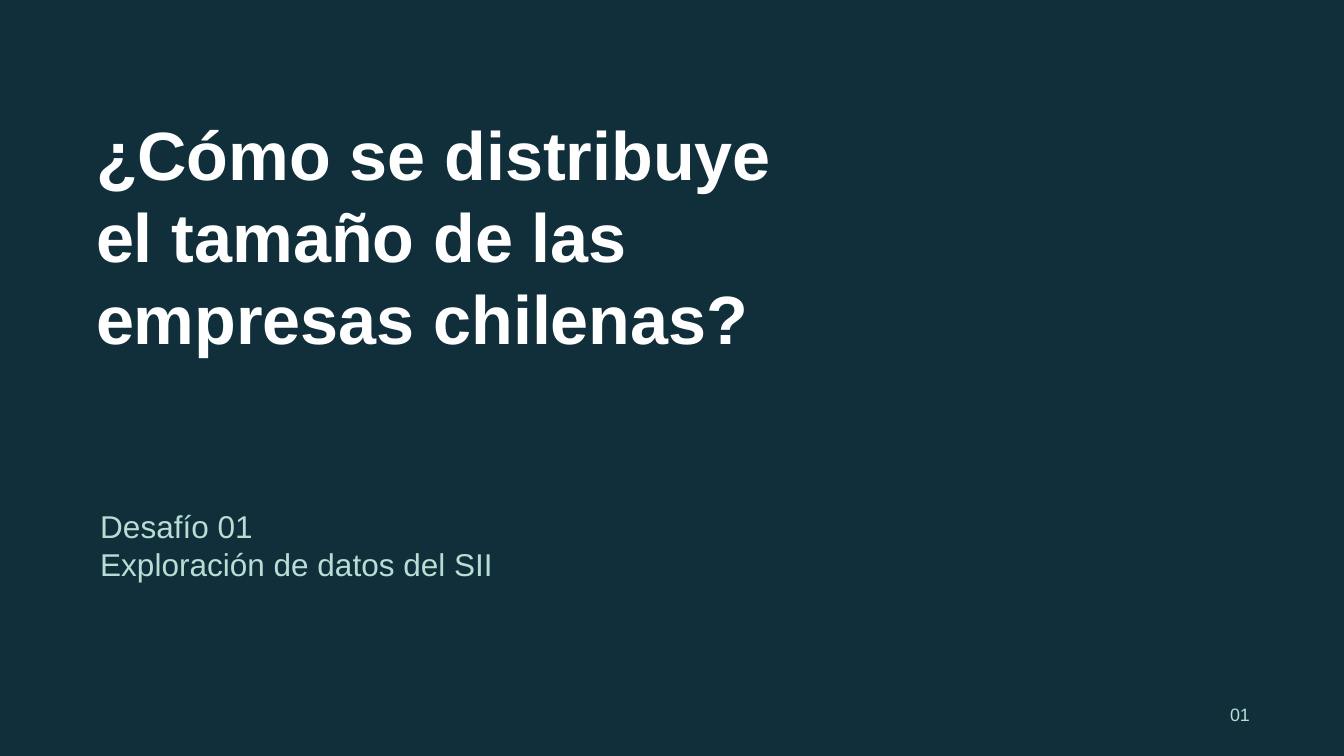
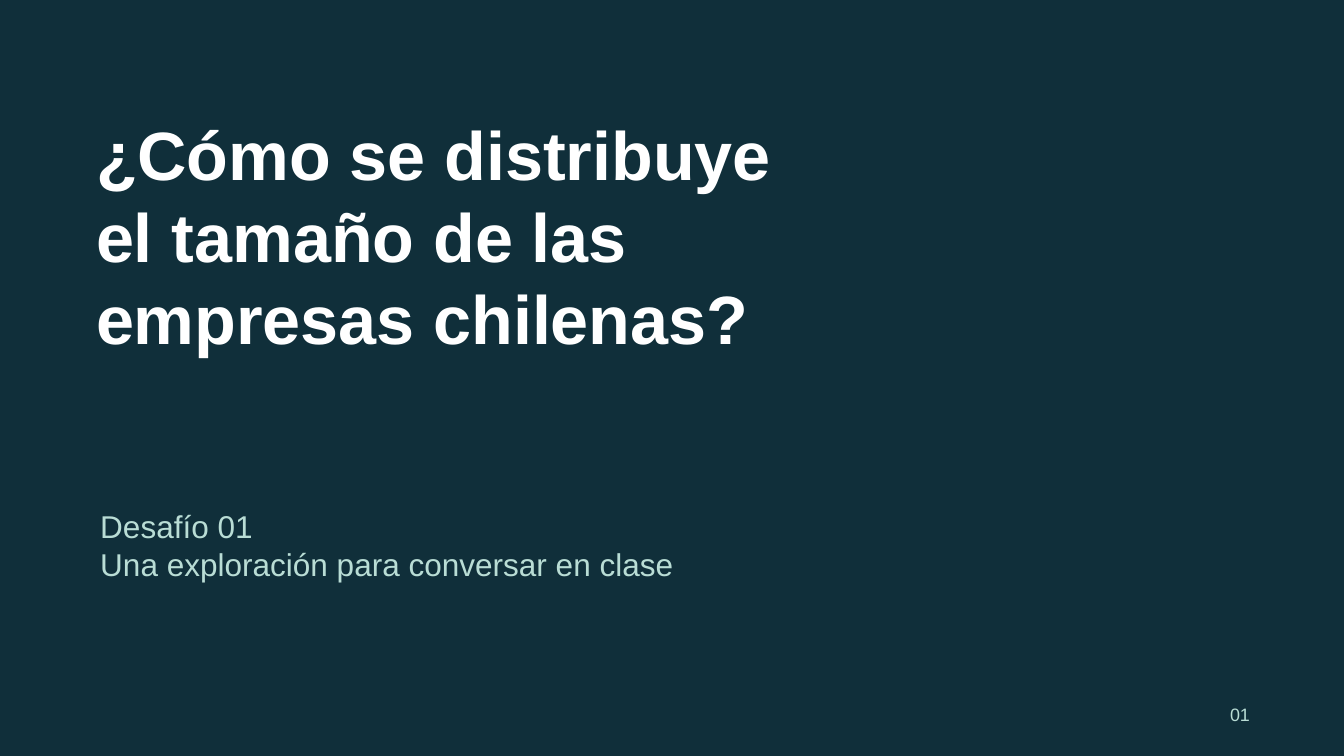
Before and after one commit to nicogarrido/complexity-economics-ai-curso, a slide deck: slide 1 of presentacion/Desafio_01_empresas_chilenas.pptx. Drawn at 1344x756 pixels with LibreOffice and Linux fonts; fonts in the diff are those of the drawing. Boxes give left, top, right and bottom in pixels: in the first picture for what was removed or moved away, otherwise in the second. Text is boxed around its words. In the diff, an @@ line names an element or a change of style, - is before the commit and + after.

Commit message:
Acorta la presentación y plantea una exploración sin evaluación

```diff
--- a/presentacion/Desafio_01_empresas_chilenas.pptx
+++ b/presentacion/Desafio_01_empresas_chilenas.pptx
@@ text at box(100, 553, 674, 582): text changed @@
-Exploración de datos del SII
+Una exploración para conversar en clase
```
Also in this commit, not shown: 4 other slides changed, 2 slides added, 7 slides removed, 3 other files.
